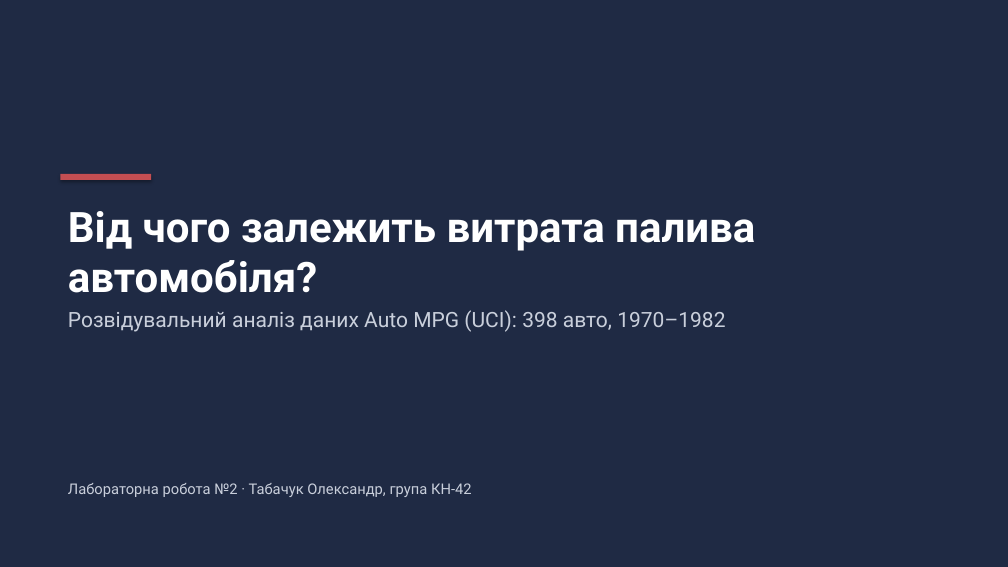
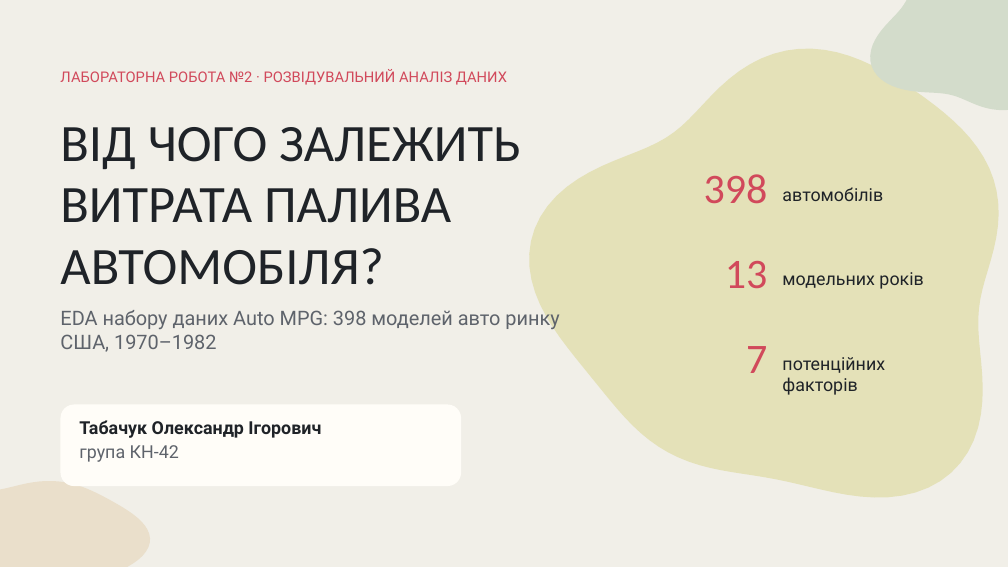
Before and after one commit to Cut1e1337/Lab02_Tabachuk_Oleksandr, a slide deck: slide 1 of reports/Presentation.pptx. Drawn at 1008x567 pixels with LibreOffice and Linux fonts; fonts in the diff are those of the drawing. Boxes give left, top, right and bottom in pixels: in the first picture for what was removed or moved away, otherwise in the second. Text is boxed around its words. In the diff, an @@ line names an element or a change of style, - is before the commit and + after.

```diff
--- a/reports/Presentation.pptx
+++ b/reports/Presentation.pptx
@@ background #FFFFFF to #F1EFE8 @@
@@ rectangle removed at box(0, 0, 1008, 567) @@
@@ freeform shape added at box(870, 0, 1008, 110), fill #D3DCCB @@
@@ freeform shape added at box(529, 48, 999, 498), fill #E4E1B8 @@
@@ text at box(60, 69, 507, 85): text changed; size 20 to 14 pt; text colour #C9CFDB to #D1495B @@
-Розвідувальний аналіз даних Auto MPG (UCI): 398 авто, 1970–1982
+ЛАБОРАТОРНА РОБОТА №2 · РОЗВІДУВАЛЬНИЙ АНАЛІЗ ДАНИХ
@@ text at box(60, 127, 521, 285): text changed; size 40 to 50 pt; font Roboto to Calibri; text colour #FFFFFF to #1F2328; bold off @@
-Від чого залежить витрата палива автомобіля?
+ВІД ЧОГО ЗАЛЕЖИТЬ
+ВИТРАТА ПАЛИВА
+АВТОМОБІЛЯ?
@@ rectangle removed at box(60, 174, 151, 180) @@
@@ text added at box(704, 174, 768, 204), 40 pt, text #D1495B @@
+398
@@ text added at box(782, 187, 883, 201), 17 pt, text #1F2328 @@
+автомобілів
@@ text added at box(725, 261, 768, 288), 40 pt, text #D1495B @@
+13
@@ text added at box(782, 272, 923, 289), 17 pt, text #1F2328 @@
+модельних років
@@ text added at box(60, 307, 559, 352), 19 pt, text #5E636B @@
+EDA набору даних Auto MPG: 398 моделей авто ринку
+США, 1970–1982
@@ text added at box(746, 346, 767, 373), 40 pt, text #D1495B @@
+7
@@ text added at box(782, 357, 885, 395), 17 pt, text #1F2328 @@
+потенційних
+факторів
@@ rounded rectangle added at box(60, 405, 461, 486), fill #FFFDF8 @@
@@ text at box(79, 420, 321, 462): text changed; size 14 to 17 pt; text colour #C9CFDB to #1F2328; bold on @@
-Лабораторна робота №2 · Табачук Олександр, група КН-42
+Табачук Олександр Ігорович
+група КН-42
@@ freeform shape added at box(0, 481, 150, 567), fill #EADFCB @@
```
Also in this commit, not shown: 3 other slides changed, 7 slides added, 7 slides removed, 13 other files.
